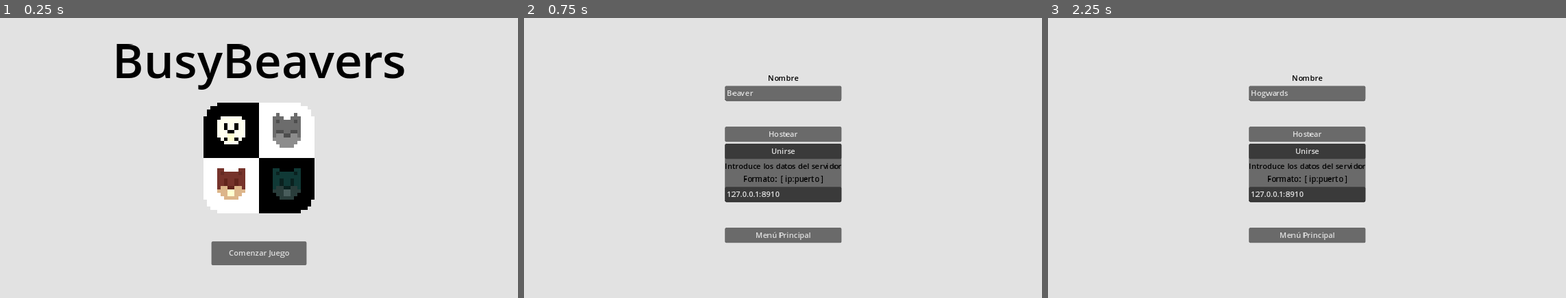
Above: before the commit, frames 1-3 (left to right).
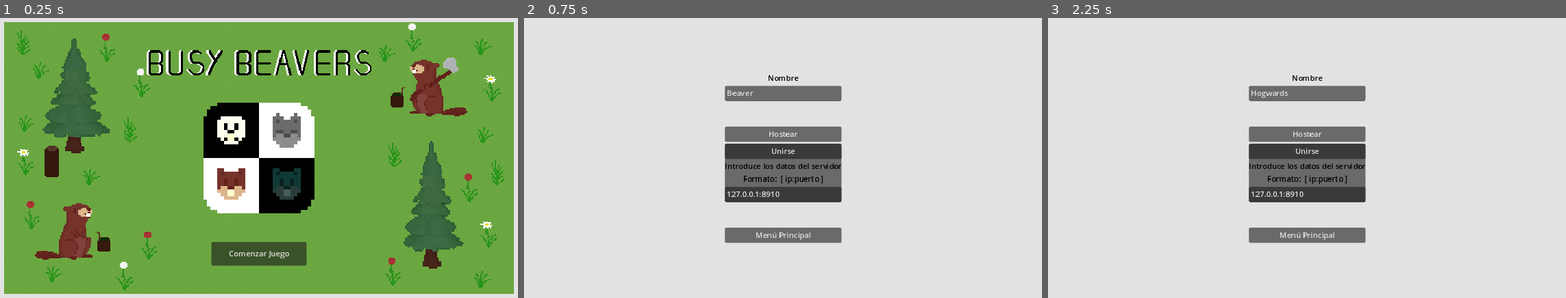
Above: after the commit, the same moments.

Repository: Tthenix/Busy-Beavers
Game: Godot game, scene res://game_components/scenes/MainMenu/main_menu.tscn
The game is run twice, just before and just after one commit, with the same random seed, the same clock (stepped at 60 frames per second) and the same inputs.
Inputs:
- Up to frame 1 (0.25 s): no input
- Up to frame 2 (0.75 s): click "Comenzar Juego" at 0.5 s
- Up to frame 3 (2.25 s): click "Menú Principal" at 1.25 s; click "Comenzar Juego" at 2 s

The runs differ from the first frame. In frame 1, 87% of the frame differs, in the area x 0-100%, y 1-99%; in frame 2, nothing differs; in frame 3, nothing differs.

Commit message:
Game balance and main menu

Diff:
--- a/GameManager.gd
+++ b/GameManager.gd
@@ -1,7 +1,7 @@
 extends Node
 
 var Players = {}
-var logs_needed = 50
+var logs_needed = 32
 var game_length = 130
 
 signal score_updated
--- a/game_components/scenes/MainMenu/main_menu.tscn
+++ b/game_components/scenes/MainMenu/main_menu.tscn
@@ -1,8 +1,10 @@
-[gd_scene load_steps=4 format=3 uid="uid://c7uvsl0lau7ke"]
+[gd_scene load_steps=6 format=3 uid="uid://c7uvsl0lau7ke"]
 
 [ext_resource type="Script" path="res://game_components/scenes/MainMenu/MainMenu.gd" id="1_gxefu"]
 [ext_resource type="Texture2D" uid="uid://cfmsvewgruabk" path="res://assets/Logo.png" id="2_l1n4c"]
+[ext_resource type="Texture2D" uid="uid://bm3por5os864o" path="res://assets/gameBg.png" id="2_xv1np"]
 [ext_resource type="AudioStream" uid="uid://cfhuinygmdlyb" path="res://assets/woods.mp3" id="3_2glhh"]
+[ext_resource type="Texture2D" uid="uid://dk47602lkx62m" path="res://assets/nameMenu.png" id="4_tkql1"]
 
 [node name="MainMenu" type="Control"]
 layout_mode = 3
@@ -22,6 +24,15 @@
 grow_vertical = 2
 color = Color(0.886275, 0.886275, 0.886275, 1)
 
+[node name="TextureRect2" type="TextureRect" parent="."]
+layout_mode = 1
+anchors_preset = 15
+anchor_right = 1.0
+anchor_bottom = 1.0
+grow_horizontal = 2
+grow_vertical = 2
+texture = ExtResource("2_xv1np")
+
 [node name="TextureRect" type="TextureRect" parent="."]
 layout_mode = 1
 anchors_preset = 8
@@ -37,7 +48,22 @@
 grow_vertical = 2
 texture = ExtResource("2_l1n4c")
 
+[node name="TextureRect3" type="TextureRect" parent="."]
+layout_mode = 1
+anchors_preset = 5
+anchor_left = 0.5
+anchor_right = 0.5
+offset_left = -243.0
+offset_top = 91.0
+offset_right = 243.0
+offset_bottom = 171.0
+grow_horizontal = 2
+texture = ExtResource("4_tkql1")
+expand_mode = 5
+stretch_mode = 4
+
 [node name="HBoxContainer" type="HBoxContainer" parent="."]
+visible = false
 custom_minimum_size = Vector2(200, 2.08165e-12)
 layout_mode = 1
 anchors_preset = 15
@@ -57,11 +83,13 @@
 size_flags_vertical = 4
 
 [node name="MarginContainer2" type="MarginContainer" parent="HBoxContainer/VBoxContainer"]
+visible = false
 layout_mode = 2
 theme_override_constants/margin_top = 20
 theme_override_constants/margin_bottom = 300
 
 [node name="GameName" type="Label" parent="HBoxContainer/VBoxContainer/MarginContainer2"]
+visible = false
 layout_mode = 2
 theme_override_colors/font_color = Color(0, 0, 0, 1)
 theme_override_font_sizes/font_size = 100
@@ -73,14 +101,25 @@
 theme_override_constants/margin_top = 10
 theme_override_constants/margin_bottom = 10
 
-[node name="Button" type="Button" parent="HBoxContainer/VBoxContainer/MarginContainer"]
-custom_minimum_size = Vector2(200, 50)
-layout_mode = 2
-size_flags_horizontal = 4
-text = "Comenzar Juego"
-
 [node name="AudioStreamPlayer" type="AudioStreamPlayer" parent="."]
 stream = ExtResource("3_2glhh")
 autoplay = true
 
-[connection signal="button_down" from="HBoxContainer/VBoxContainer/MarginContainer/Button" to="." method="_on_button_button_down"]
+[node name="Button" type="Button" parent="."]
+custom_minimum_size = Vector2(200, 50)
+layout_mode = 1
+anchors_preset = 7
+anchor_left = 0.5
+anchor_top = 1.0
+anchor_right = 0.5
+anchor_bottom = 1.0
+offset_left = -100.0
+offset_top = -147.0
+offset_right = 100.0
+offset_bottom = -97.0
+grow_horizontal = 2
+grow_vertical = 0
+size_flags_horizontal = 4
+text = "Comenzar Juego"
+
+[connection signal="button_down" from="Button" to="." method="_on_button_button_down"]
Binary file added: assets/gameBg.png
Not shown, added: assets/gameBg.png.import
Binary file added: assets/nameMenu.png
Not shown, added: assets/nameMenu.png.import
